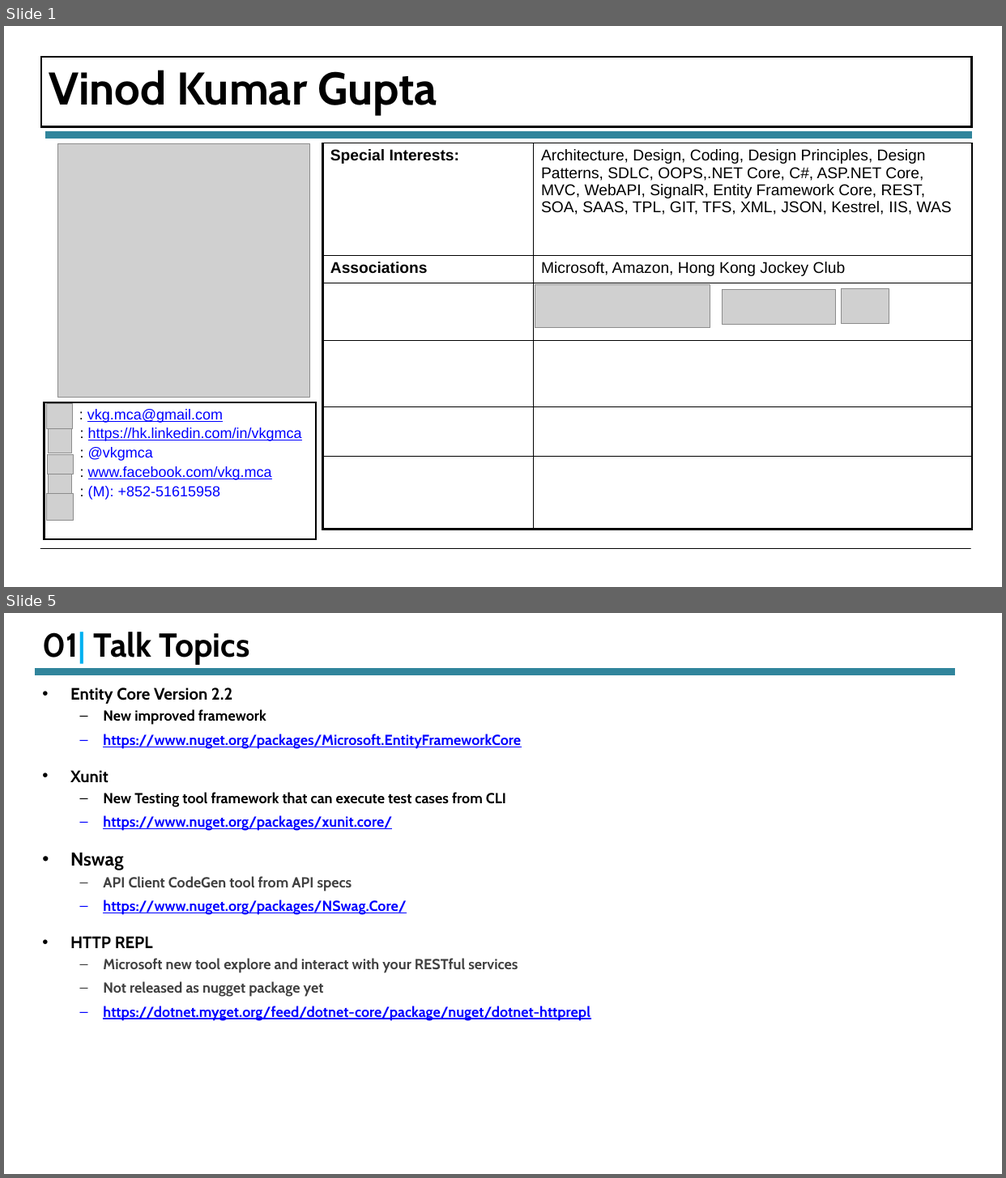
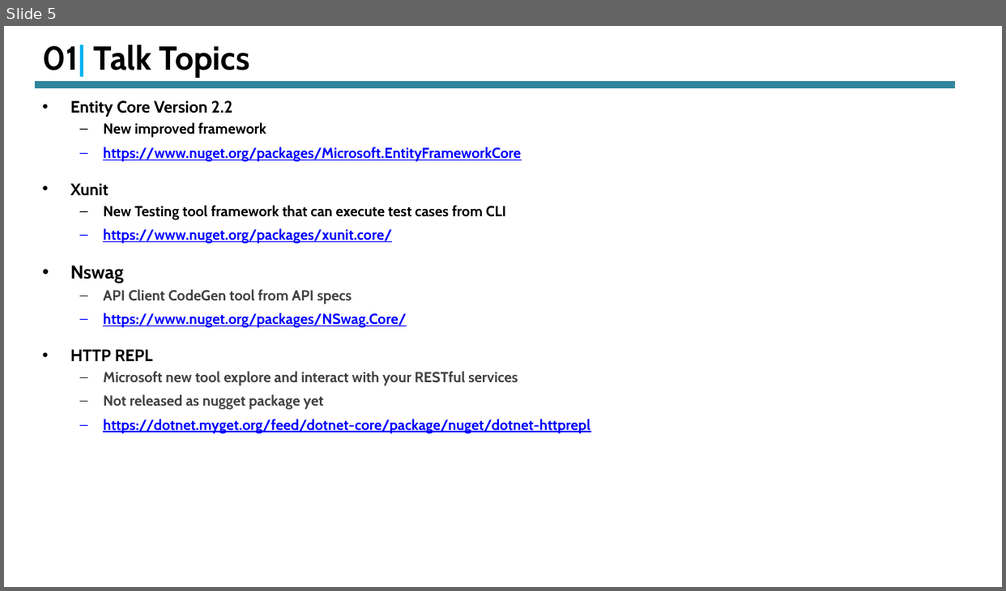
Before and after one commit to vkg-mca/Meetup, a slide deck: End-To-End Rapid API Development With DotNet Core .pptx. Shown one above the other, each under a label of ours: slides 1 and 5 before the commit, slide 5 after it; the slides between them are not shown. The pictures are 1006x1178 and 1006x591 pixels, drawn with LibreOffice and Linux fonts; fonts in the diff are those of the drawing; grey boxes stand for pictures. Boxes give left, top, right and bottom in pixels: in the first picture for what was removed or moved away, otherwise in the second. Text is boxed around its words. In the diff, an @@ line names an element or a change of style, - is before the commit and + after.

```diff
--- a/End-To-End Rapid API Development With DotNet Core .pptx
+++ b/End-To-End Rapid API Development With DotNet Core .pptx
@@ slide 1 removed at (4, 26, 1002, 587), background #FFFFFF @@
@@ rectangle removed at (41, 57, 972, 127) @@
-Vinod Kumar Gupta
@@ line removed from (45, 135) to (972, 135) @@
@@ picture removed at (58, 144, 309, 398) @@
@@ table removed at (323, 143, 972, 530), 6 rows, 2 columns @@
-Special Interests: | Architecture, Design, Coding, Design Principles, Design Patterns, SDLC, OOPS,.NET Core, C#, ASP.NET Core, MVC, WebAPI, SignalR, Entity Framework Core, REST, SOA, SAAS, TPL, GIT, TFS, XML, JSON, Kestrel, IIS, WAS
-Associations | Microsoft, Amazon, Hong Kong Jockey Club
- | 
- | 
- | 
- | 
@@ picture removed at (535, 284, 710, 327) @@
@@ picture removed at (722, 290, 837, 325) @@
@@ picture removed at (842, 288, 889, 323) @@
@@ table removed at (44, 403, 315, 540), 1 rows, 1 columns @@
-: vkg.mca@gmail.com / : https://hk.linkedin.com/in/vkgmca / : @vkgmca / : www.facebook.com/vkg.mca / : (M): +852-51615958
@@ picture removed at (47, 404, 72, 429) @@
@@ picture removed at (49, 429, 71, 454) @@
@@ picture removed at (48, 455, 73, 476) @@
@@ picture removed at (49, 476, 71, 500) @@
@@ picture removed at (47, 494, 73, 521) @@
@@ line removed from (40, 549) to (971, 549) @@
```
Also in this commit, not shown: 7 slides changed, 5 slides added.
